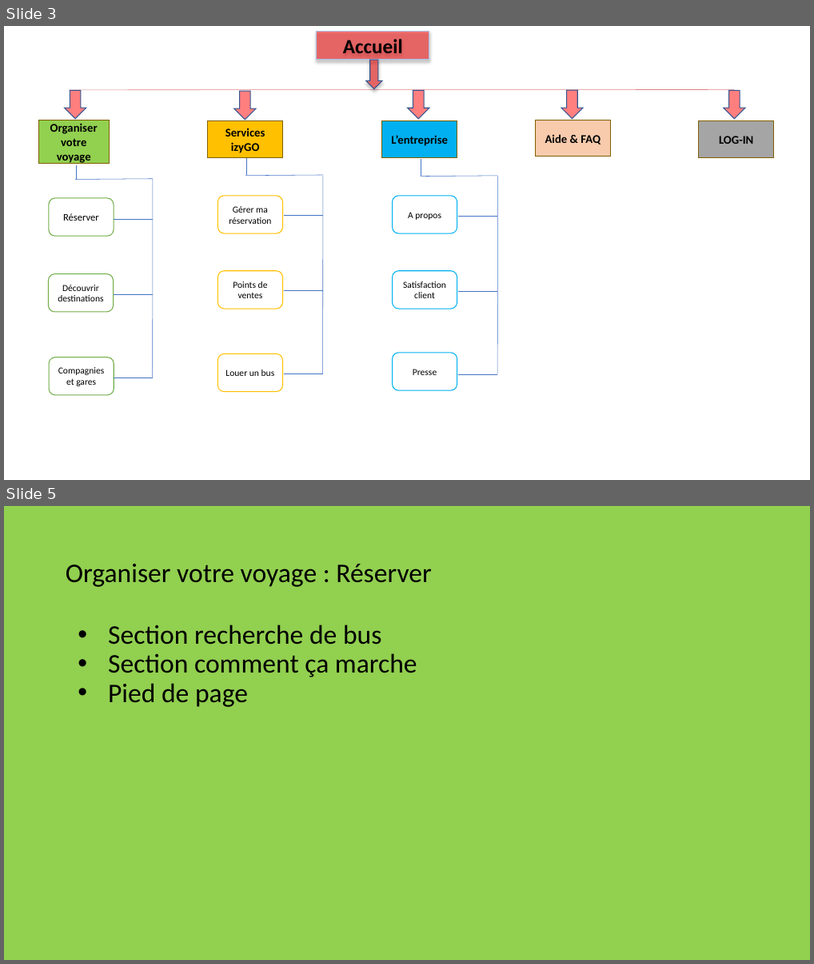
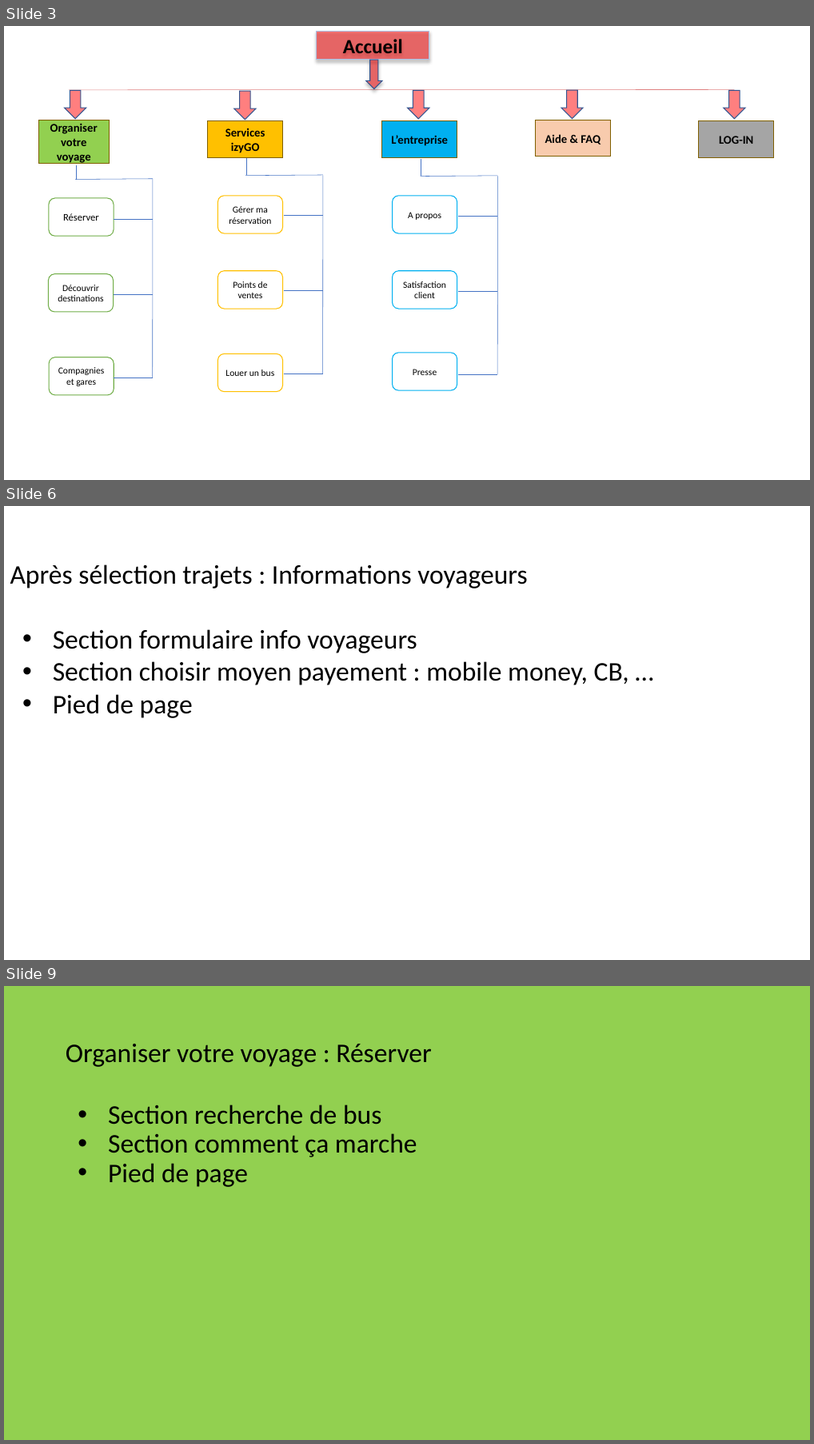
Before and after one commit to Traore-Yao/flash-go-Docs-repo-, a slide deck: maquettes/plan du site.pptx. Shown one above the other, each under a label of ours: slides 3 and 5 before the commit, slides 3, 6 and 9 after it; the slides between them are not shown. The pictures are 814x964 and 814x1444 pixels, drawn with LibreOffice and Linux fonts; fonts in the diff are those of the drawing. Boxes give left, top, right and bottom in pixels: in the first picture for what was removed or moved away, otherwise in the second. Text is boxed around its words. In the diff, an @@ line names an element or a change of style, - is before the commit and + after.

```diff
--- a/maquettes/plan du site.pptx
+++ b/maquettes/plan du site.pptx
@@ slide 6 added at [4, 506, 810, 960], background #FFFFFF at 50% opacity @@
@@ title added at [10, 564, 527, 588], 32 pt, text #000000 @@
+Après sélection trajets : Informations voyageurs
@@ text added at [53, 629, 630, 718], 32 pt, text #000000 @@
+• Section formulaire info voyageurs
+• Section choisir moyen payement : mobile money, CB, …
+• Pied de page
@@ what was slide 5 is now slide 9 @@
```
Also in this commit, not shown: 4 slides changed, 3 other slides added.
